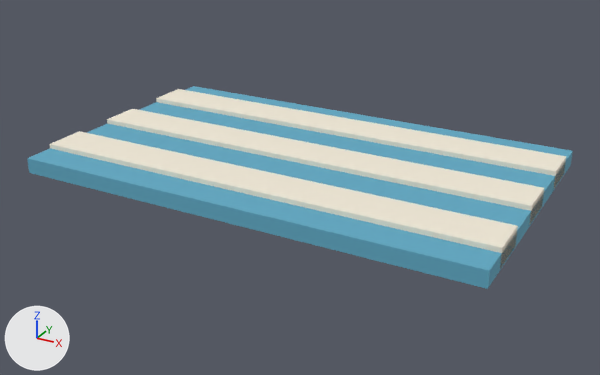
The glTF model frontend/public/models/xy_town_towel.glb as it was, and as the next commit left it.
Before and after are seen from a 50 mm lens placed at (1.191, -2.185, 1.025), pointed at (0.009, -0.036, -0.05). Lighting does not change. The marker at lower left points along +X, +Y and +Z. The first picture is the older version.

The first picture shows 'xy_town_towel'.
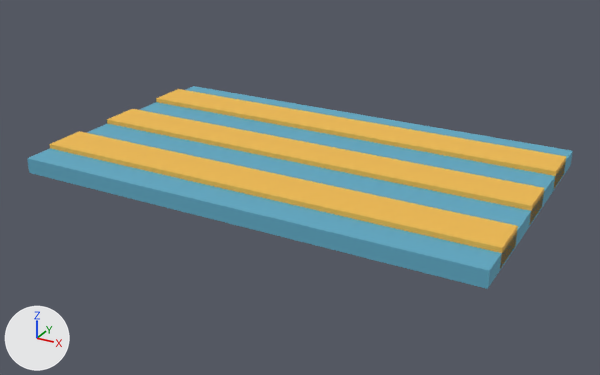
Pixel boxes (x1, y1, x2, y2) of what changed, in the pictures (600 x 375 px):
'xy_town_towel', recoloured (pale yellow to orange): (47, 87, 569, 269) in both

Edits to the bpy script that builds the scene:
```text
Change mat_towel_stripe:
    mat_towel_stripe.base_color: (0.888, 0.823, 0.687) -> (0.871, 0.497, 0.0782)  # pale yellow #f2ead8 -> orange #f0bb4f
```
